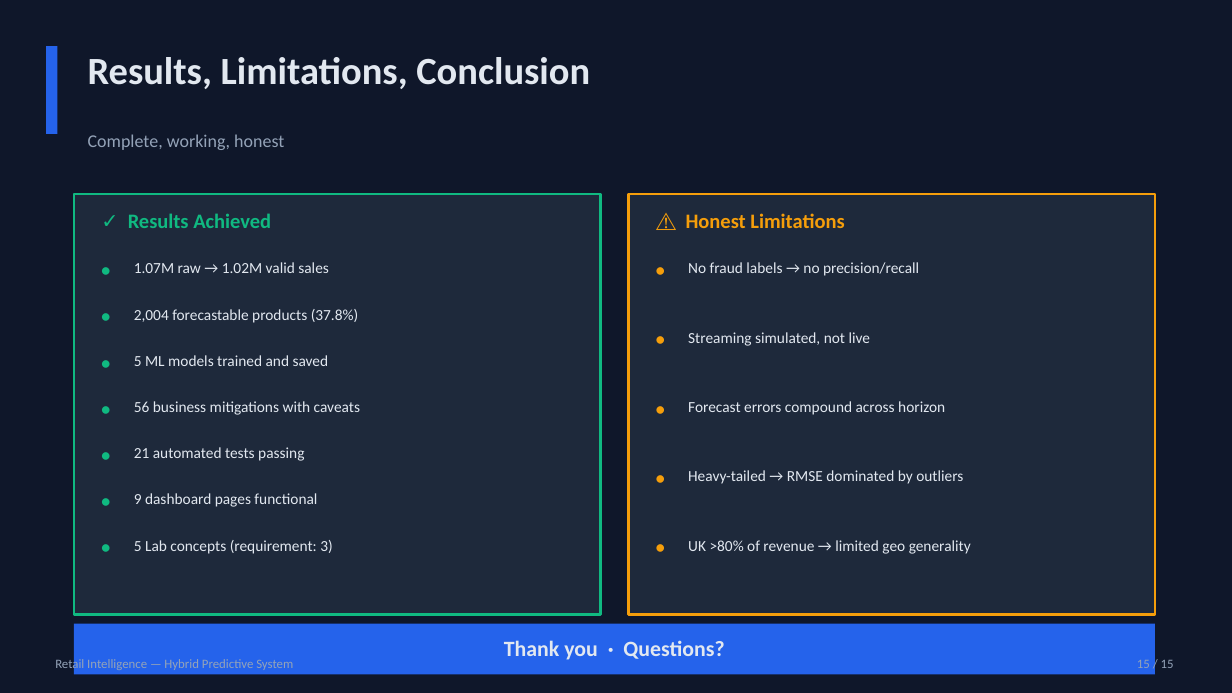
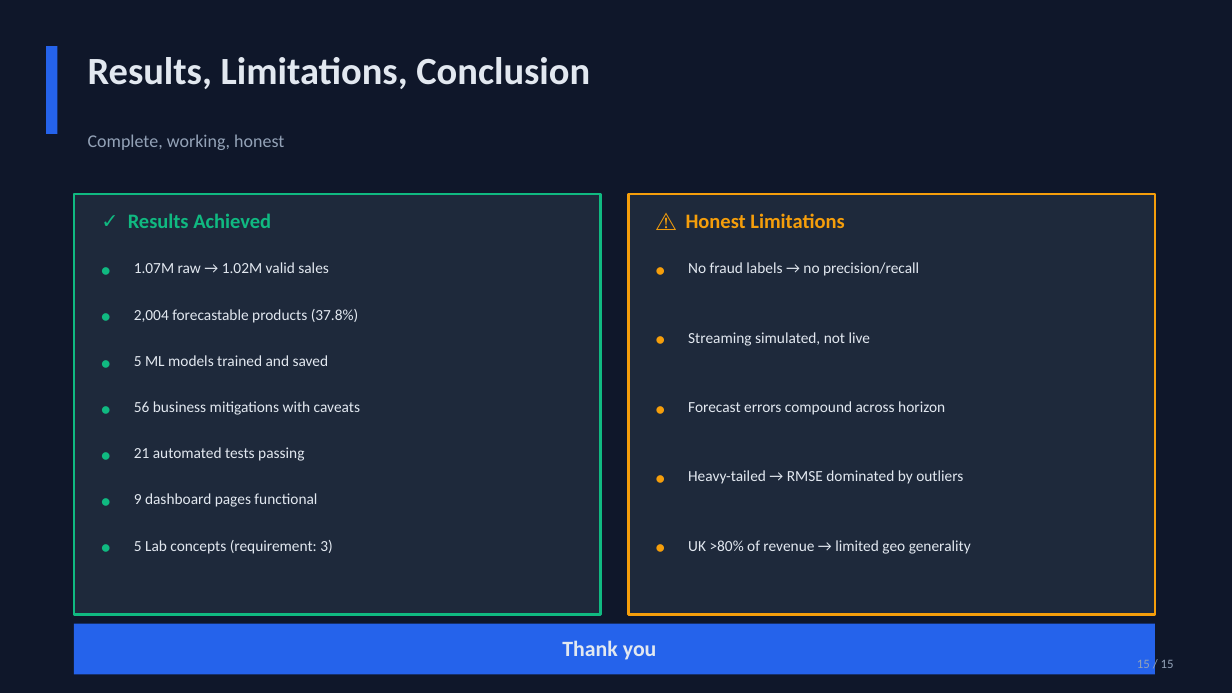
Before and after one commit to zohaibahmedshaikh32-coder/Hybrid_Sales_Intelligence, a slide deck: slide 15 of Retail_Intelligence_Presentation.pptx. Drawn at 1232x693 pixels with LibreOffice and Linux fonts; fonts in the diff are those of the drawing. Boxes give left, top, right and bottom in pixels: in the first picture for what was removed or moved away, otherwise in the second. Text is boxed around its words. In the diff, an @@ line names an element or a change of style, - is before the commit and + after.

```diff
--- a/Retail_Intelligence_Presentation.pptx
+++ b/Retail_Intelligence_Presentation.pptx
@@ text removed at (55, 658, 293, 673) @@
-Retail Intelligence — Hybrid Predictive System
@@ text at (562, 640, 657, 660): text changed @@
-Thank you · Questions?
+Thank you
```
Also in this commit, not shown: 1 other slide changed.
